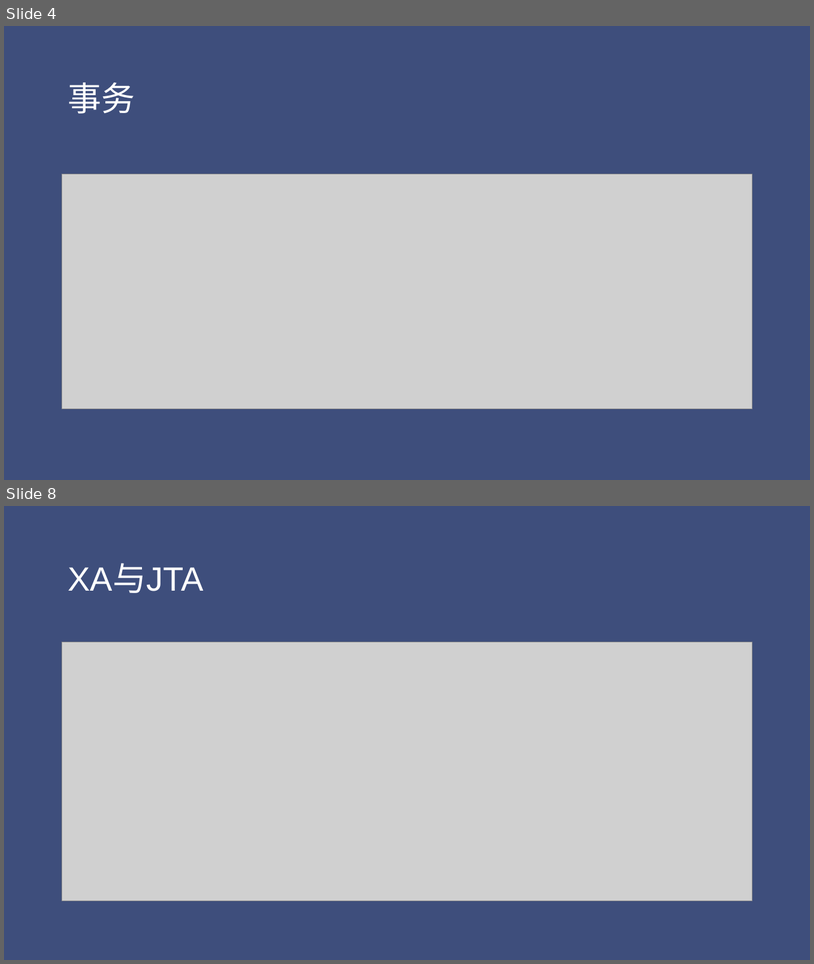
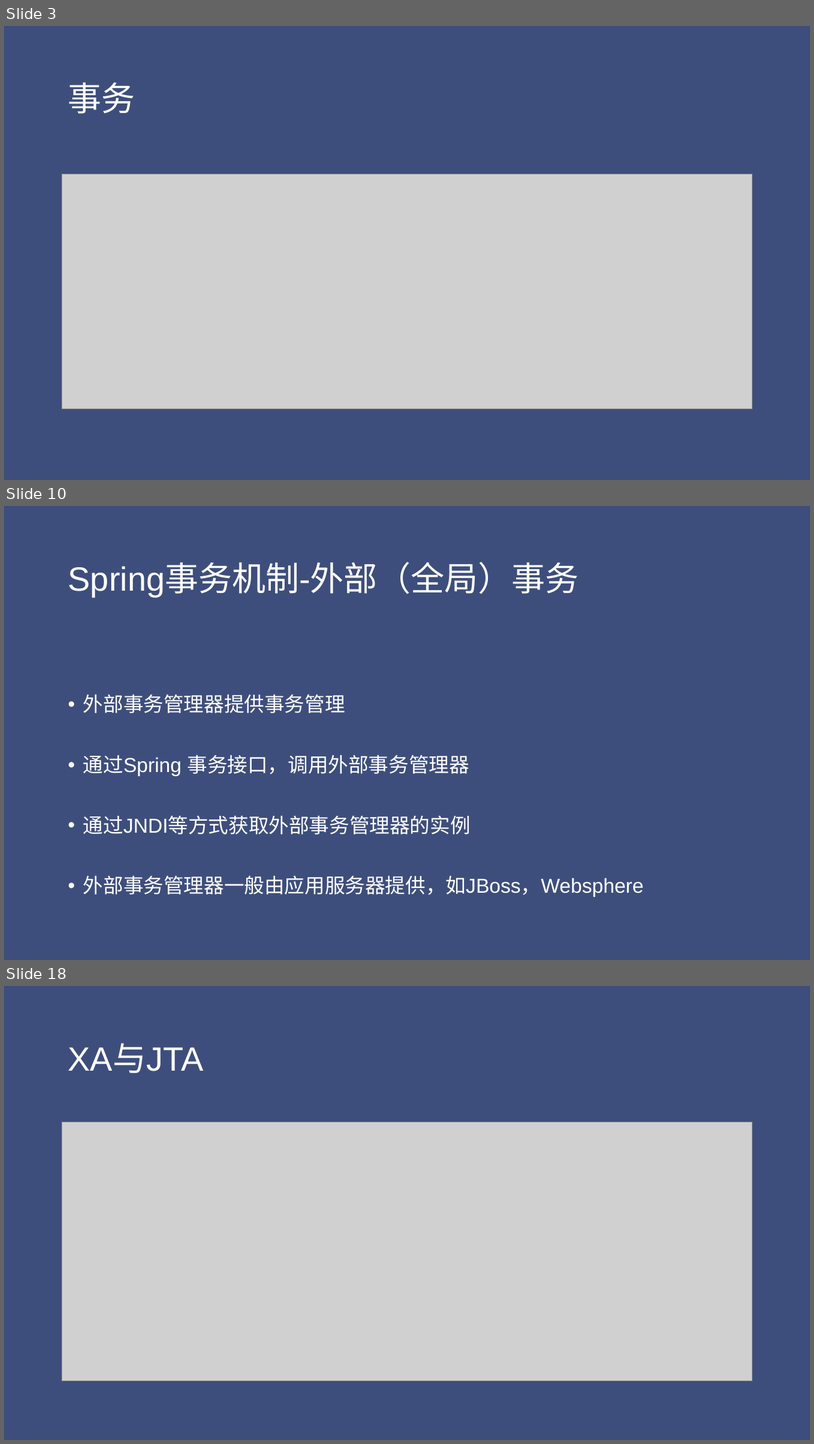
Before and after one commit to jungle0127/springcloudstudy, a slide deck: docs/distributedsystemtransaction.pptx. Shown one above the other, each under a label of ours: slides 4 and 8 before the commit, slides 3, 10 and 18 after it; the slides between them are not shown. The pictures are 814x964 and 814x1444 pixels, drawn with LibreOffice and Linux fonts; fonts in the diff are those of the drawing; grey boxes stand for pictures. Boxes give left, top, right and bottom in pixels: in the first picture for what was removed or moved away, otherwise in the second. Text is boxed around its words. In the diff, an @@ line names an element or a change of style, - is before the commit and + after.

```diff
--- a/docs/distributedsystemtransaction.pptx
+++ b/docs/distributedsystemtransaction.pptx
@@ slide 10 added at bbox=[4, 506, 810, 960], background #3E4E7C @@
@@ title added at bbox=[68, 564, 579, 597], 40 pt, text #FFFFFF @@
+Spring事务机制-外部（全局）事务
@@ text added at bbox=[83, 694, 644, 897], 24 pt, text #FFFFFF @@
+• 外部事务管理器提供事务管理
+• 通过Spring 事务接口，调用外部事务管理器
+• 通过JNDI等方式获取外部事务管理器的实例
+• 外部事务管理器一般由应用服务器提供，如JBoss，Websphere
@@ what was slide 4 is now slide 3 @@
@@ what was slide 8 is now slide 18 @@
```
Also in this commit, not shown: 2 slides changed, 13 other slides added, 8 other files.
